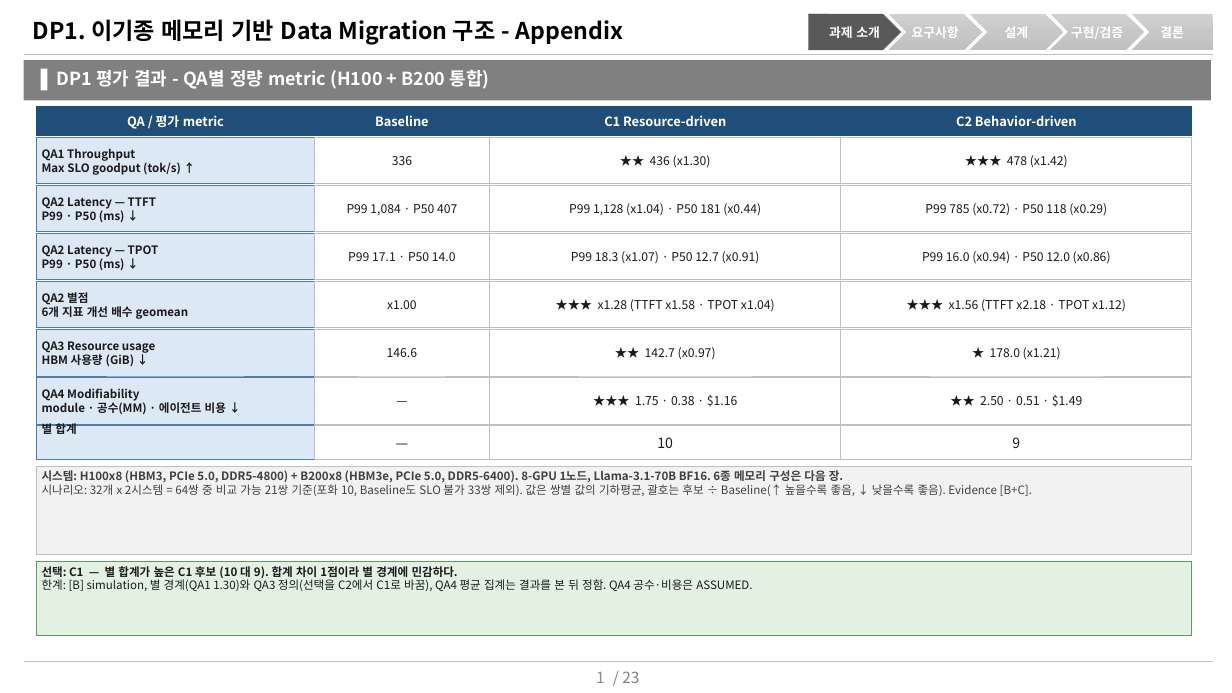
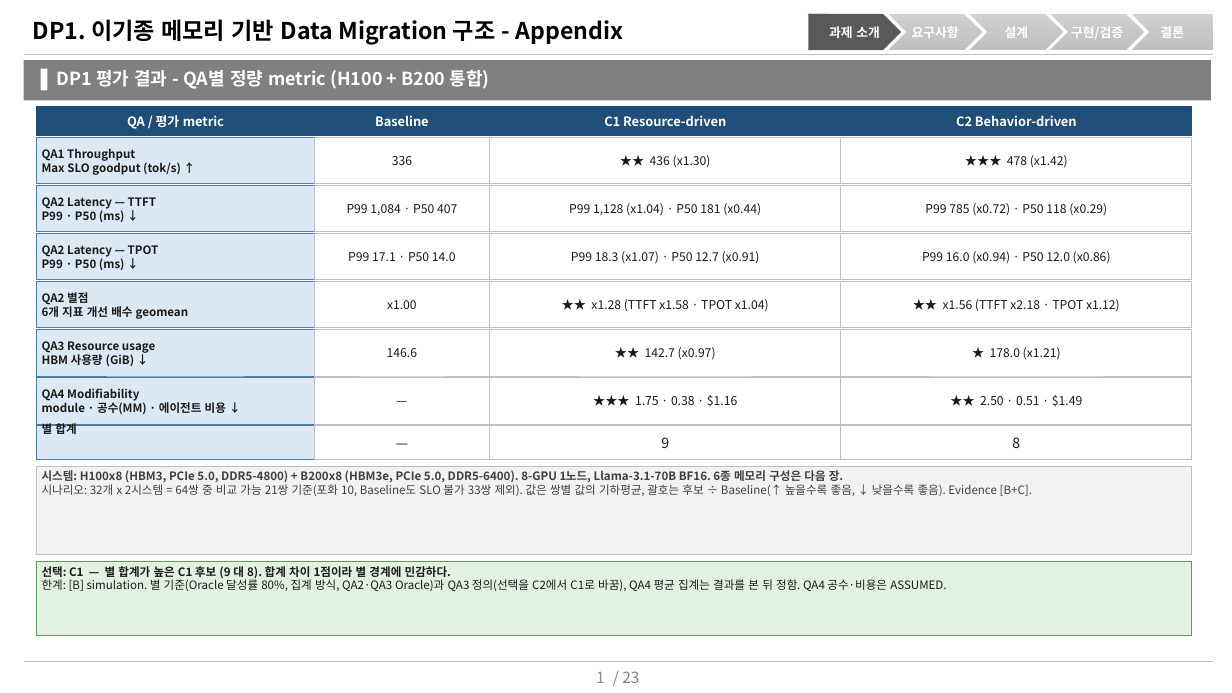
Before and after one commit to mkim0628/vllm, a slide deck: slide 1 of doc-mk/DP1/DP1-appendix-qa-result.pptx. Drawn at 1232x693 pixels with LibreOffice and Linux fonts; fonts in the diff are those of the drawing. Boxes give left, top, right and bottom in pixels: in the first picture for what was removed or moved away, otherwise in the second. Text is boxed around its words. In the diff, an @@ line names an element or a change of style, - is before the commit and + after.

```diff
--- a/doc-mk/DP1/DP1-appendix-qa-result.pptx
+++ b/doc-mk/DP1/DP1-appendix-qa-result.pptx
@@ text in rectangle at (591,299,769,312): text changed @@
-★★★ x1.28 (TTFT x1.58 · TPOT x1.04)
+★★ x1.28 (TTFT x1.58 · TPOT x1.04)
@@ text in rectangle at (943,299,1120,312): text changed @@
-★★★ x1.56 (TTFT x2.18 · TPOT x1.12)
+★★ x1.56 (TTFT x2.18 · TPOT x1.12)
@@ text in rectangle at (661,437,669,448): text changed @@
-10
+9
@@ text in rectangle at (42,566,946,591): text changed @@
-선택: C1 — 별 합계가 높은 C1 후보 (10 대 9). 합계 차이 1점이라 별 경계에 민감하다.
-한계: [B] simulation, 별 경계(QA1 1.30)와 QA3 정의(선택을 C2에서 C1로 바꿈), QA4 평균 집계는 결과를 본 뒤 정함. QA4 공수·비용은 ASSUMED.
+선택: C1 — 별 합계가 높은 C1 후보 (9 대 8). 합계 차이 1점이라 별 경계에 민감하다.
+한계: [B] simulation. 별 기준(Oracle 달성률 80%, 집계 방식, QA2·QA3 Oracle)과 QA3 정의(선택을 C2에서 C1로 바꿈), QA4 평균 집계는 결과를 본 뒤 정함. QA4 공수·비용은 ASSUMED.
```
Also in this commit, not shown: 3 other slides changed, 1 slide removed, 15 other files.
